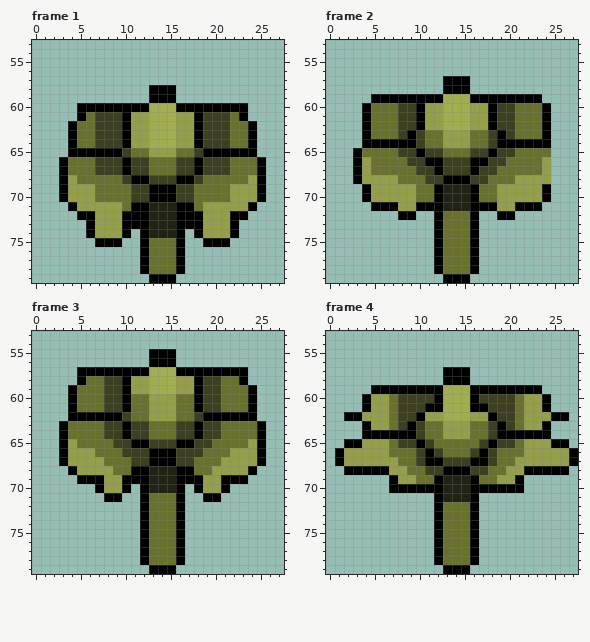
Pixel-art file, stored at Game Arts/Ase Files/plant_BIG.ase. The first picture shows the starting point.
28x80 pixels, 6 frames. Shown: frame 1: x 0..27, y 53..79; frame 2: x 0..27, y 53..79; frame 3: x 0..27, y 53..79; frame 4: x 0..27, y 53..79. The commit also changed other frames, which this record leaves out.
The same view after the edit:
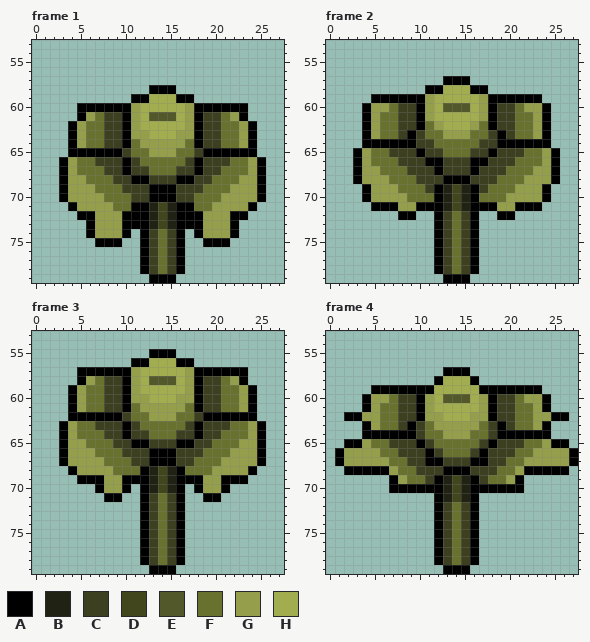
Palette (. is transparent): A #000000  B #202214  C #3c4021  D #41461d  E #52582a  F #69712e  G #949e4b  H #a1ad4f
The edit:
Frame 1:
y 59: x 11..17 ..AAA.. -> AAHHHAA
y 60: x 11..12 AA -> GH; x 16..17 AA -> HG
y 61: x 6..7 FC -> GF; x 12..16 GHHHG -> HEEEH; x 21..22 CF -> FG
y 62: x 5 F -> G; x 7 C -> F; x 12 G -> H; x 16 G -> H; x 21 C -> F; x 23 F -> G
y 63: x 5 F -> G; x 7 C -> F; x 21 C -> F; x 23 F -> G
y 64: x 5 F -> G; x 7 C -> F; x 11 G -> F; x 13..15 HHH -> GGG; x 17 G -> F; x 21 C -> F; x 23 F -> G
y 66: x 4 F -> G; x 12 C -> F; x 16 C -> F; x 24 F -> G
y 67: x 4 F -> G; x 7 C -> F; x 21 C -> F; x 24 F -> G
y 68: x 5 F -> G; x 9 F -> C; x 19 F -> C; x 23 F -> G
y 69: x 10 F -> C; x 18 F -> C
y 70: x 7 F -> G; x 21 F -> G
y 71: x 9 G -> F; x 14 B -> D; x 19 G -> F
y 72..73: x 14 B -> D
y 74: x 13..15 BBB -> CFC
y 75..78: x 13 F -> C; x 15 F -> C
Frame 2:
y 58: x 11..17 ..AAA.. -> AAHHHAA
y 59: x 11..12 AA -> GH; x 16..17 AA -> HG
y 60: x 5..6 FF -> GG; x 12..16 GHHHG -> HEEEH; x 22..23 FF -> GG
y 61: x 5 F -> G; x 12 G -> H; x 16 G -> H; x 23 F -> G
y 62: x 5 F -> G; x 11 G -> F; x 17 G -> F; x 23 F -> G
y 63: x 5 F -> G; x 23 F -> G
y 64: x 11 F -> C; x 13..15 GGG -> FFF; x 17 F -> C
y 65: x 4 F -> G; x 7 F -> C; x 21 F -> C; x 24..25 F. -> GA
y 66: x 8 F -> C; x 20 F -> C; x 25 . -> A
y 67: x 5 F -> G; x 9 F -> C; x 19 F -> C; x 23 F -> G; x 25 . -> A
y 68: x 7 G -> F; x 10 F -> C; x 18 F -> C; x 21 G -> F; x 25 . -> A
y 69: x 8..9 GG -> FF; x 11 F -> C; x 14 B -> D; x 17 F -> C; x 19..20 GG -> FF
y 70: x 9 G -> F; x 14 B -> D; x 19 G -> F
y 71: x 14 B -> D
y 72..78: x 13 F -> C; x 15 F -> C
Frame 3:
y 56: x 11..17 ..AAA.. -> AAHHHAA
y 57: x 11..12 AA -> GH; x 16..17 AA -> HG
y 58: x 6 F -> G; x 12..16 GHHHG -> HEEEH; x 22 F -> G
y 59: x 5 F -> G; x 12 G -> H; x 16 G -> H; x 23 F -> G
y 60: x 5 F -> G; x 11..17 FFGGGFF -> GGHHHGG; x 23 F -> G
y 61: x 5 F -> G; x 12 F -> G; x 16 F -> G; x 23 F -> G
y 63: x 4 F -> G; x 7 F -> C; x 12 C -> F; x 16 C -> F; x 21 F -> C; x 24 F -> G
y 64: x 4 F -> G; x 24 F -> G
y 65: x 5 F -> G; x 23 F -> G
y 68: x 11 A -> F; x 14 B -> D; x 17 A -> F
y 69..70: x 14 B -> D
y 71..78: x 13 F -> C; x 15 F -> C
Frame 4:
y 58: x 12..16 .AAA. -> AHHHA
y 59: x 12 A -> H; x 16 A -> H
y 60: x 10..18 CCAHHHACC -> AGHEEEHGA
y 61: x 6 G -> F; x 10..12 CAA -> AGH; x 16..18 AAC -> HGA; x 22 G -> F
y 62: x 6 G -> F; x 22 G -> F
y 63: x 6 G -> F; x 12 F -> G; x 16 F -> G; x 22 G -> F
y 65: x 5..7 GGF -> FFC; x 21..23 FGG -> CFF
y 66: x 6 G -> F; x 8..9 FF -> CC; x 19..20 FF -> CC; x 22 G -> F
y 67: x 7 G -> F; x 9 F -> C; x 19 F -> C; x 21 G -> F
y 68: x 8 G -> F; x 10 F -> C; x 18 F -> C; x 20 G -> F
y 69: x 9 G -> F; x 11 F -> C; x 14 B -> D; x 17 F -> C; x 19 G -> F
y 70..71: x 14 B -> D
y 72..78: x 13 F -> C; x 15 F -> C
